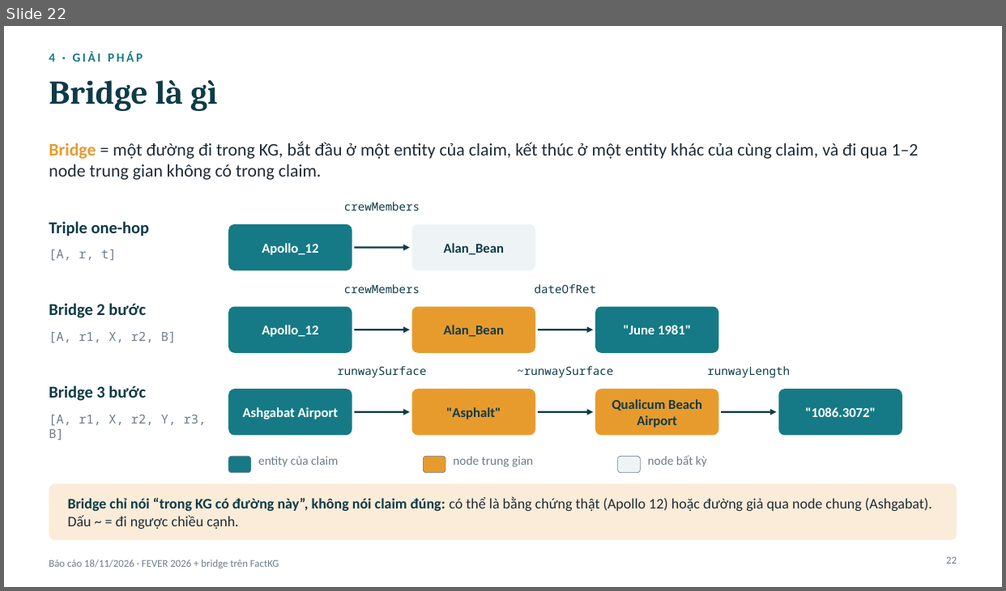
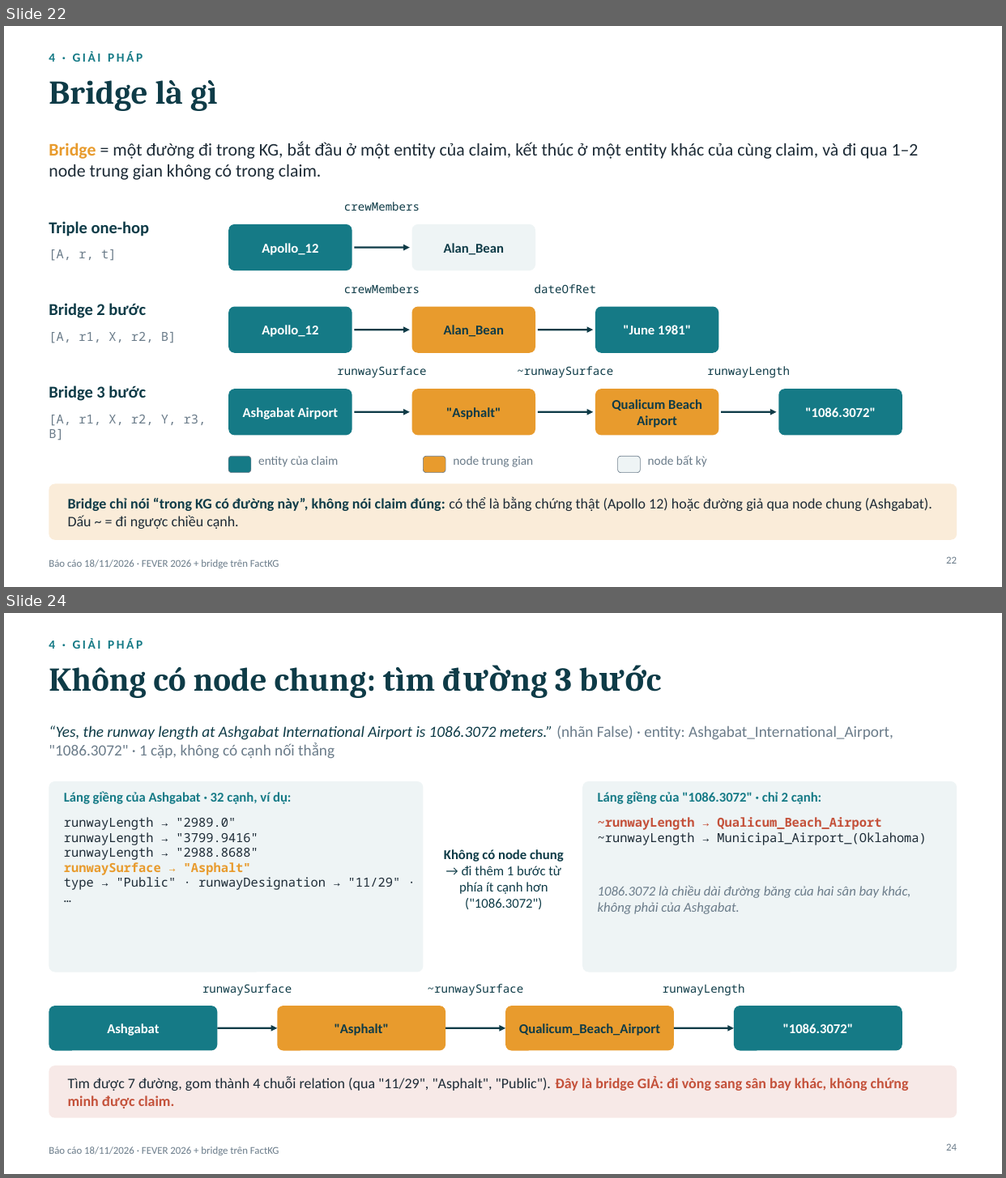
Before and after one commit to duyanhle17/FactKG, a slide deck: ý tưởng + thực nghiệm/báo cáo 18_11 - slide.pptx. Shown one above the other, each under a label of ours: slide 22 before the commit, slides 22 and 24 after it; the slides between them are not shown. The pictures are 1006x591 and 1006x1178 pixels, drawn with LibreOffice and Linux fonts; fonts in the diff are those of the drawing. Boxes give left, top, right and bottom in pixels: in the first picture for what was removed or moved away, otherwise in the second. Text is boxed around its words. In the diff, an @@ line names an element or a change of style, - is before the commit and + after.

```diff
--- a/ý tưởng + thực nghiệm/báo cáo 18_11 - slide.pptx
+++ b/ý tưởng + thực nghiệm/báo cáo 18_11 - slide.pptx
@@ slide 24 added at (4,613,1002,1174), background #FFFFFF; not listed: 1 template element that a slide beside it also shows @@
@@ text added at (49,638,143,649), 12 pt, text #157A86, bold @@
+4 · GIẢI PHÁP
@@ title added at (49,667,572,698), 32 pt, text #0E3B47, bold @@
+Không có node chung: tìm đường 3 bước
@@ text added at (49,726,893,759), 15 pt, text #6B7C8A @@
+“Yes, the runway length at Ashgabat International Airport is 1086.3072 meters.” (nhãn False) · entity: Ashgabat_International_Airport, "1086.3072" · 1 cặp, không có cạnh nối thẳng
@@ rounded rectangle added at (49,781,424,973), fill #EEF4F5 @@
@@ rounded rectangle added at (582,781,957,973), fill #EEF4F5 @@
@@ text added at (64,791,291,804), 13 pt, text #157A86, bold @@
+Láng giềng của Ashgabat · 32 cạnh, ví dụ:
@@ text added at (598,791,822,804), 13 pt, text #157A86, bold @@
+Láng giềng của "1086.3072" · chỉ 2 cạnh:
@@ text added at (64,817,401,890), 12 pt, text #1D2B36 @@
+runwayLength → "2989.0"
+runwayLength → "3799.9416"
+runwayLength → "2988.8688"
+runwaySurface → "Asphalt"
+type → "Public" · runwayDesignation → "11/29" · …
@@ text added at (598,817,927,845), 12 pt, text #1D2B36 @@
+~runwayLength → Qualicum_Beach_Airport
+~runwayLength → Municipal_Airport_(Oklahoma)
@@ text added at (444,850,564,909), 13 pt, text #0E3B47 @@
+Không có node chung
+→ đi thêm 1 bước từ phía ít cạnh hơn ("1086.3072")
@@ text added at (598,885,911,914), 13 pt, text #6B7C8A, italic @@
+1086.3072 là chiều dài đường băng của hai sân bay khác, không phải của Ashgabat.
@@ text added at (202,984,292,996), 11 pt, text #0E3B47 @@
+runwaySurface
@@ text added at (428,984,524,996), 11 pt, text #0E3B47 @@
+~runwaySurface
@@ text added at (663,984,745,996), 11 pt, text #0E3B47 @@
+runwayLength
@@ rounded rectangle added at (49,1006,217,1051), fill #157A86, 13 pt, text #FFFFFF, bold @@
+Ashgabat
@@ rounded rectangle added at (277,1006,445,1051), fill #E89B2D, 13 pt, text #0E3B47, bold @@
+"Asphalt"
@@ rounded rectangle added at (505,1006,674,1051), fill #E89B2D, 13 pt, text #0E3B47, bold @@
+Qualicum_Beach_Airport
@@ rounded rectangle added at (734,1006,902,1051), fill #157A86, 13 pt, text #FFFFFF, bold @@
+"1086.3072"
@@ arrow added from (217, 1029) to (277, 1029), #0E3B47 1.75 pt @@
@@ arrow added from (445, 1029) to (505, 1029), #0E3B47 1.75 pt @@
@@ arrow added from (674, 1029) to (734, 1029), #0E3B47 1.75 pt @@
@@ rounded rectangle added at (49,1066,957,1118), fill #C4513A at 12% opacity @@
@@ text added at (68,1077,909,1109), 14 pt, text #1D2B36 @@
+Tìm được 7 đường, gom thành 4 chuỗi relation (qua "11/29", "Asphalt", "Public"). Đây là bridge GIẢ: đi vòng sang sân bay khác, không chứng minh được claim.
@@ page number added at (946,1144,957,1151), 10 pt, text #6B7C8A @@
+24
```
Also in this commit, not shown: 2 slides changed, 2 other slides added, 2 slides removed, 1 other file.
